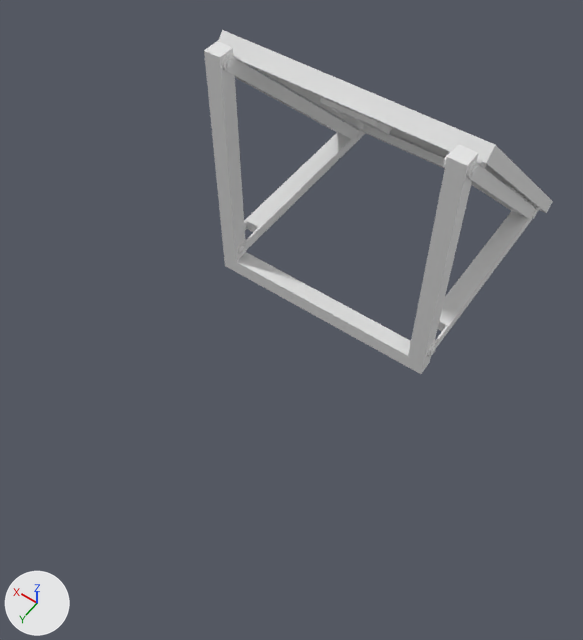
One commit to the FBX model Assets/Solar_Panel.fbx: the scene before it, then after it.
One viewpoint serves both versions: a camera (50 mm lens) standing at (16.31, 5.35, 6.64) and looking at (19.1, 1.45, 0.51). The axes (+X, +Y, +Z) are drawn at lower left. The lights are the same throughout. The picture after the commit comes second. Materials are left out; every surface is plain grey. Where no turn or scale is listed for an object, it has been applied to the vertices.

The first picture shows 'Solar Panel'.
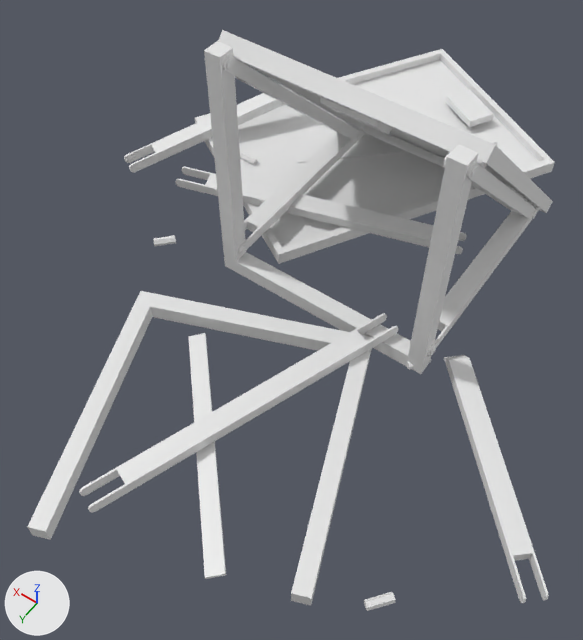
The newer file is also turned or shifted as a whole; pictures and numbers use the older file's frame.

Location of each change, [x1, y1, x2, y2] in pixels of the pictures (583 x 640 px):
'Solar Panel Broken', added
    after: [27, 49, 555, 611]

The change, as a diff of the scene's bpy script:
```diff
--- a/Assets/Solar_Panel.fbx.py
+++ b/Assets/Solar_Panel.fbx.py
@@ me_cube_022 @@
+me_cube_022.from_pydata(...)  # 352 vertices, 261 faces; spans x -4.02..2.5, y -1.92..6.32, z -0.1..0.44
@@ ob_solar_panel_broken @@
+ob_solar_panel_broken = bpy.data.objects.new('Solar Panel Broken', me_cube_022)
+ob_solar_panel_broken.location = (19.95, -1.98, 0.06)
```
